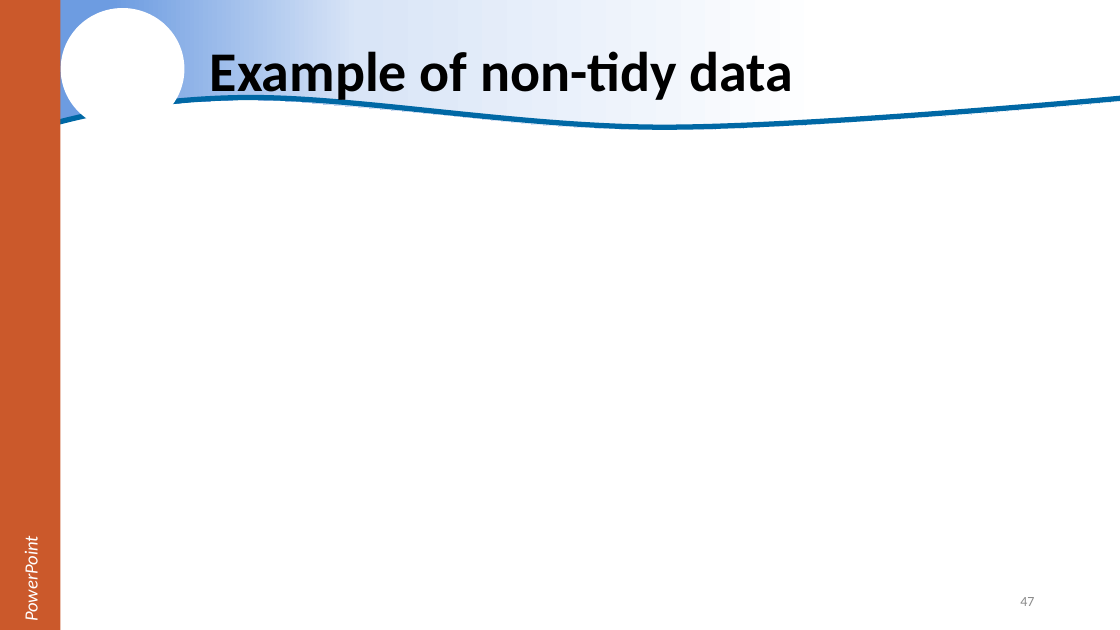
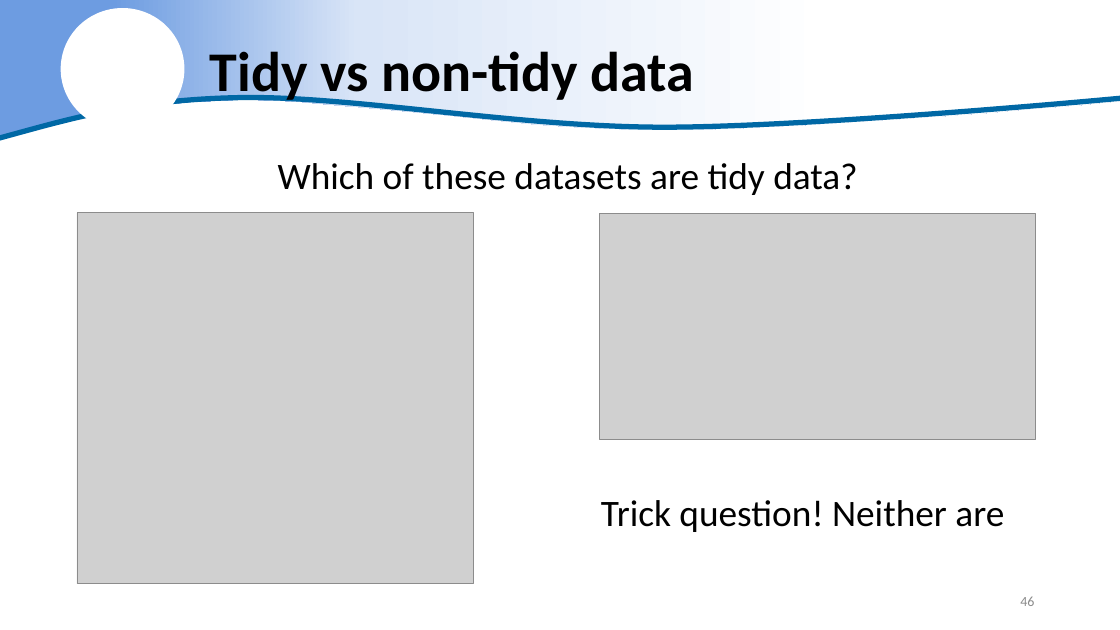
Before and after one commit to justinpriest/R_Intro_ADFG, a slide deck: slide 46 of The Basics of R.pptx (slide 47 before the commit). Drawn at 1120x630 pixels with LibreOffice and Linux fonts; fonts in the diff are those of the drawing; grey boxes stand for pictures; background and template pictures are left out. Boxes give left, top, right and bottom in pixels: in the first picture for what was removed or moved away, otherwise in the second. Text is boxed around its words. In the diff, an @@ line names an element or a change of style, - is before the commit and + after.

```diff
--- a/The Basics of R.pptx
+++ b/The Basics of R.pptx
@@ rectangle removed at (0, 0, 60, 630) @@
-PowerPoint
@@ title at (210, 51, 695, 104): text changed @@
-Example of non-tidy data
+Tidy vs non-tidy data
@@ text added at (278, 163, 857, 195), 32 pt, text #000000 @@
+Which of these datasets are tidy data?
@@ picture added at (77, 213, 474, 584) @@
@@ picture added at (600, 213, 1035, 439) @@
@@ text added at (601, 500, 1004, 532), 32 pt, text #000000 @@
+Trick question! Neither are
@@ page number at (1020, 597, 1034, 606): text changed @@
-47
+46
```
Also in this commit, not shown: 17 other slides changed, 20 slides added, 7 slides removed, 6 other files.
